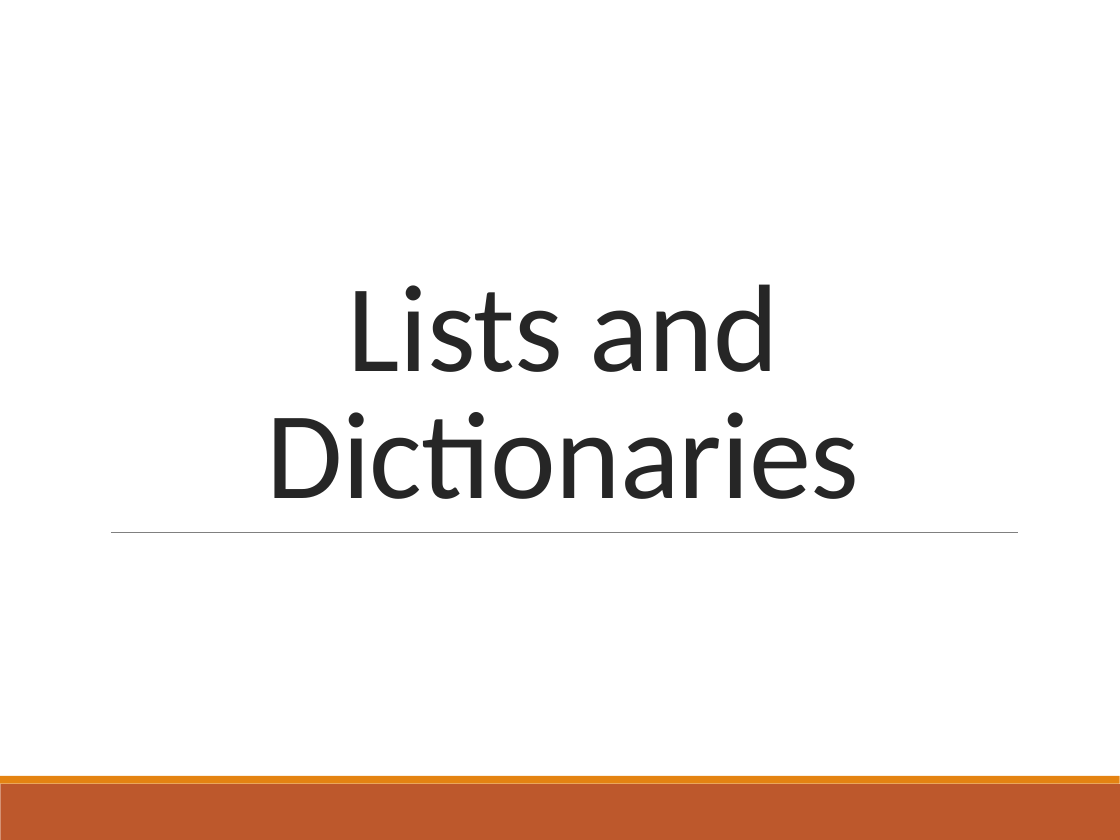
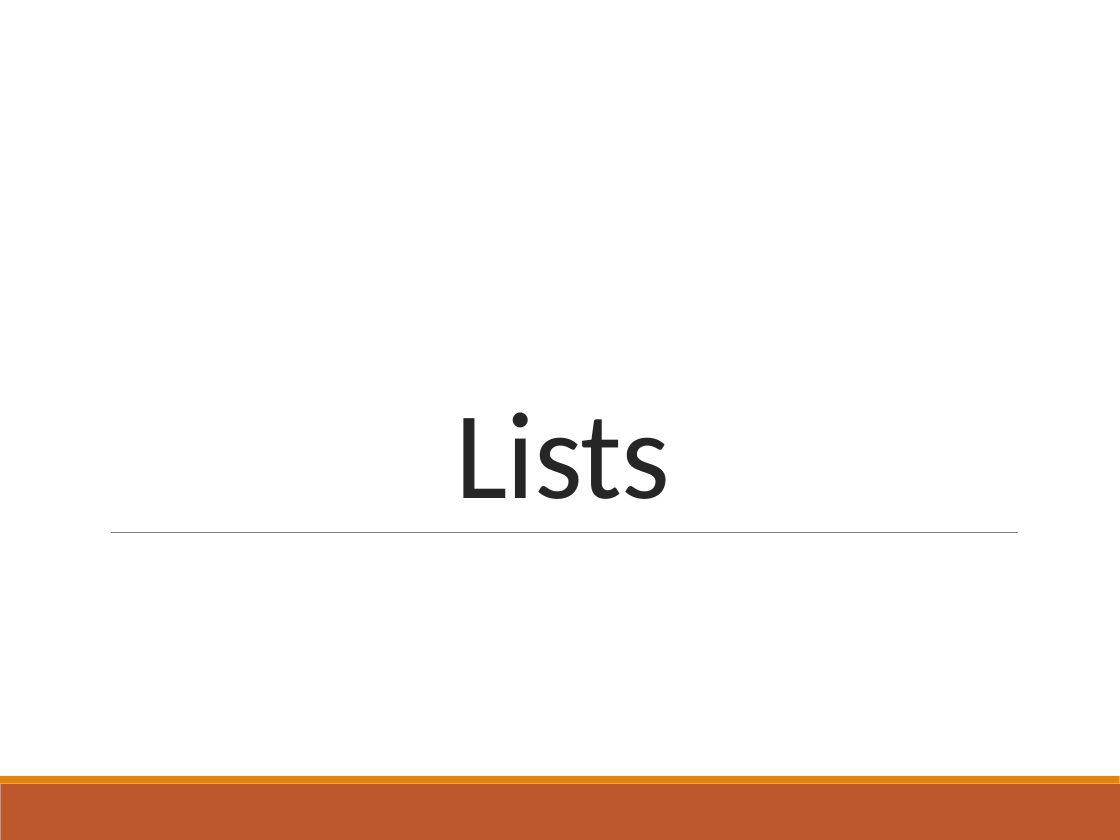
Before and after one commit to pommevilla/bcb.advanced.python.2018, a slide deck: slide 6 of 2018_Advanced_Python.pptx. Drawn at 1120x840 pixels with LibreOffice and Linux fonts; fonts in the diff are those of the drawing. Boxes give left, top, right and bottom in pixels: in the first picture for what was removed or moved away, otherwise in the second. Text is boxed around its words. In the diff, an @@ line names an element or a change of style, - is before the commit and + after.

```diff
--- a/2018_Advanced_Python.pptx
+++ b/2018_Advanced_Python.pptx
@@ title at <box>455,412,670,499</box>: text changed @@
-Lists and Dictionaries
+Lists
```
Also in this commit, not shown: 3 other slides changed, 7 slides added, 5 slides removed, 9 other files.
